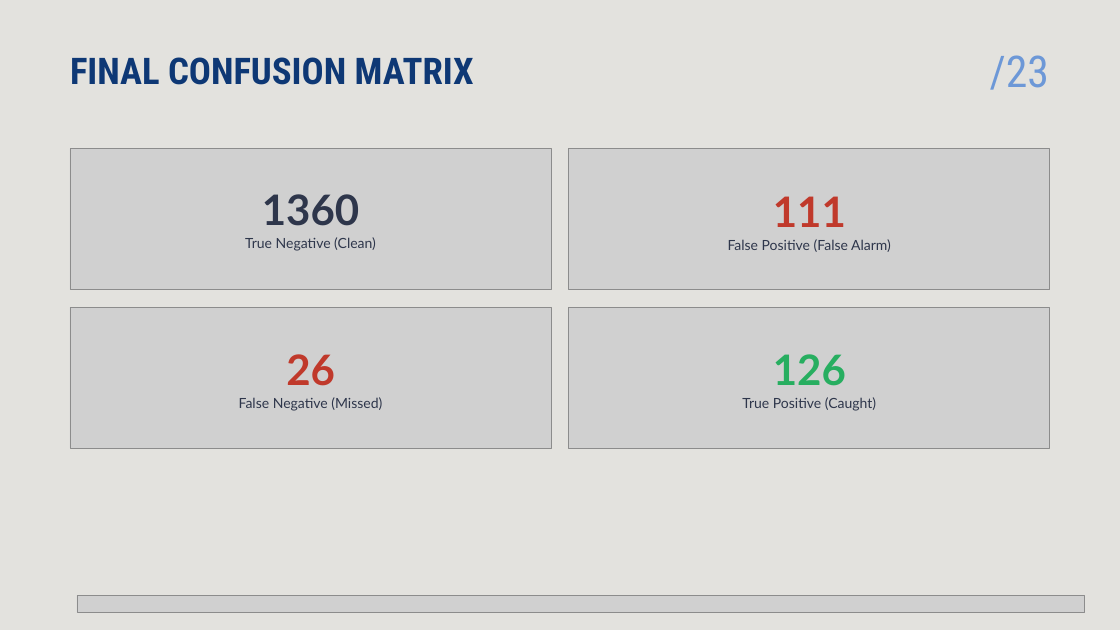
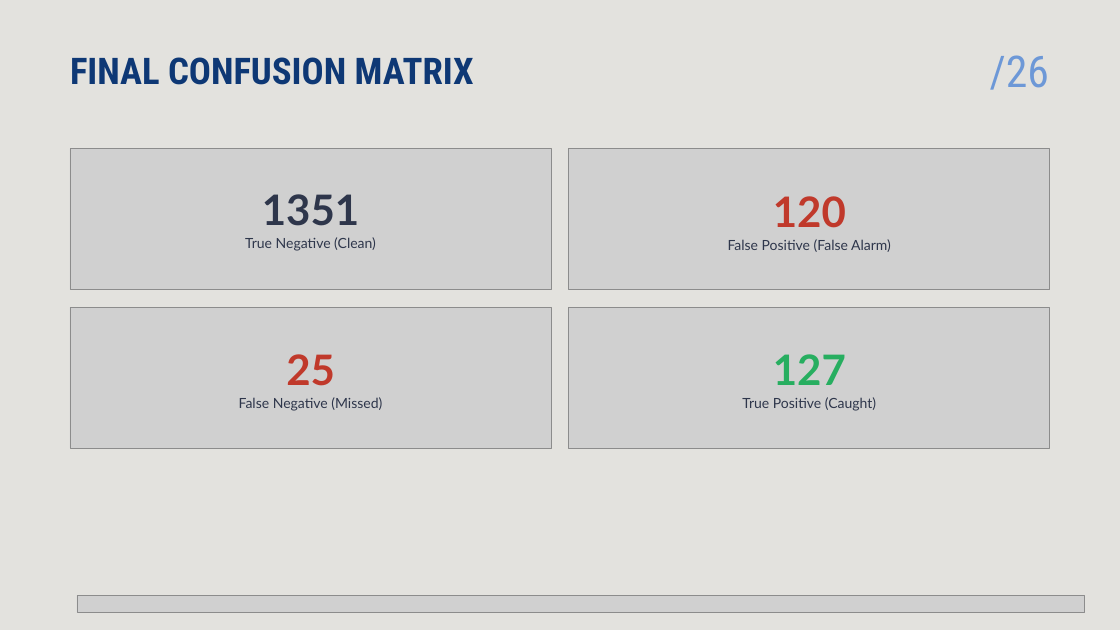
Before and after one commit to Ali-Tharwat/fraud_detection_project, a slide deck: slide 27 of reports/presentation.pptx (slide 24 before the commit). Drawn at 1120x630 pixels with LibreOffice and Linux fonts; fonts in the diff are those of the drawing; grey boxes stand for pictures. Boxes give left, top, right and bottom in pixels: in the first picture for what was removed or moved away, otherwise in the second. Text is boxed around its words. In the diff, an @@ line names an element or a change of style, - is before the commit and + after.

```diff
--- a/reports/presentation.pptx
+++ b/reports/presentation.pptx
@@ text at [990, 55, 1049, 90]: text changed; size 36 to 37.5 pt; font Lato to Roboto Condensed; text colour #C0392B to #6D98D7; bold off @@
-26
+/26
@@ text removed at [990, 55, 1049, 90] @@
-/23
@@ text at [262, 194, 359, 226]: text changed @@
-1360
+1351
@@ text at [773, 196, 846, 228]: text changed @@
-111
+120
@@ text added at [286, 354, 335, 386], 36 pt, text #C0392B, bold @@
+25
@@ text at [773, 354, 846, 385]: text changed @@
-126
+127
```
Also in this commit, not shown: 20 other slides changed, 5 slides added, 1 slide removed, 1 other file.
